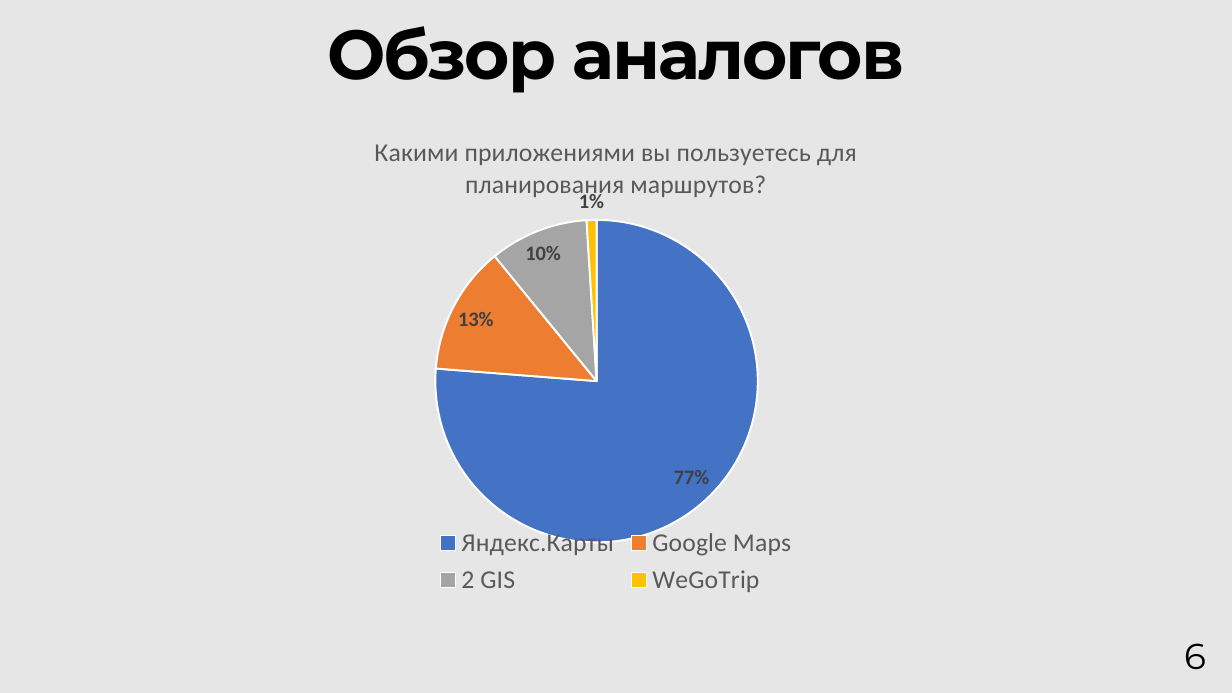
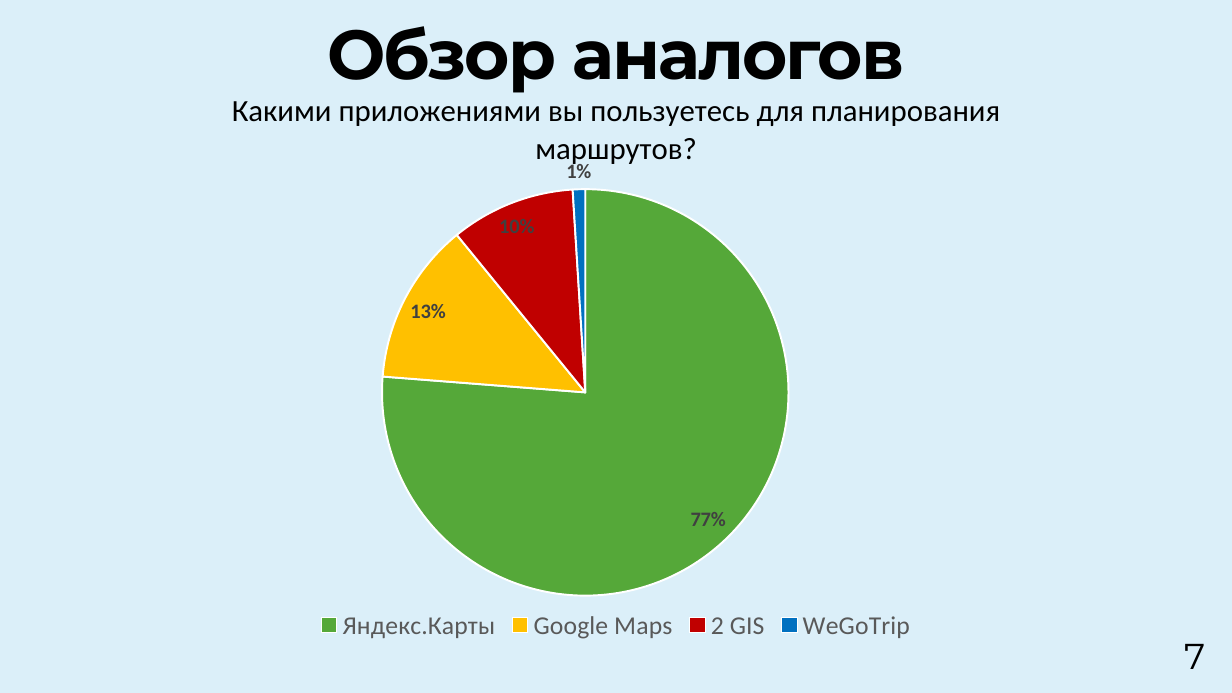
Before and after one commit to qudest/voyago, a slide deck: slide 7 of Documentation/Voyago-Presentation-1att.pptx (slide 6 before the commit). Drawn at 1232x693 pixels with LibreOffice and Linux fonts; fonts in the diff are those of the drawing. Boxes give left, top, right and bottom in pixels: in the first picture for what was removed or moved away, otherwise in the second. Text is boxed around its words. In the diff, an @@ line names an element or a change of style, - is before the commit and + after.

```diff
--- a/Documentation/Voyago-Presentation-1att.pptx
+++ b/Documentation/Voyago-Presentation-1att.pptx
@@ background #E7E6E6 to #DBEFF9 @@
@@ pie chart at (116,88,1116,647) @@
@@ colours of single points changed @@
@@ colours of single points changed @@
@@ pie chart: place and size @@
-pie chart at (300,117,932,601)
+pie chart at (116,88,1116,647)
@@ page number at (1184,644,1205,669): text changed @@
-6
+7
```
Also in this commit, not shown: 15 other slides changed, 1 slide added, 6 other files.
